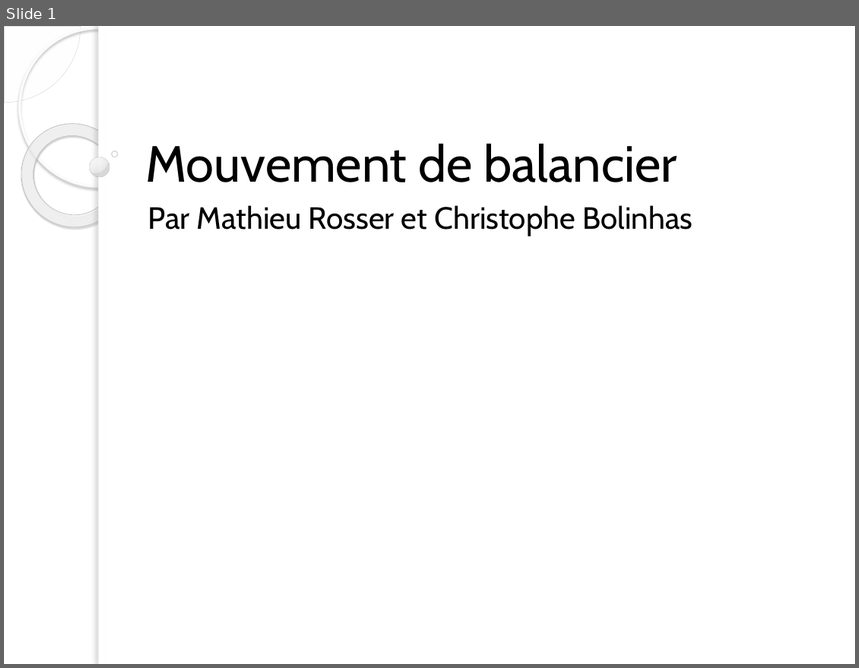
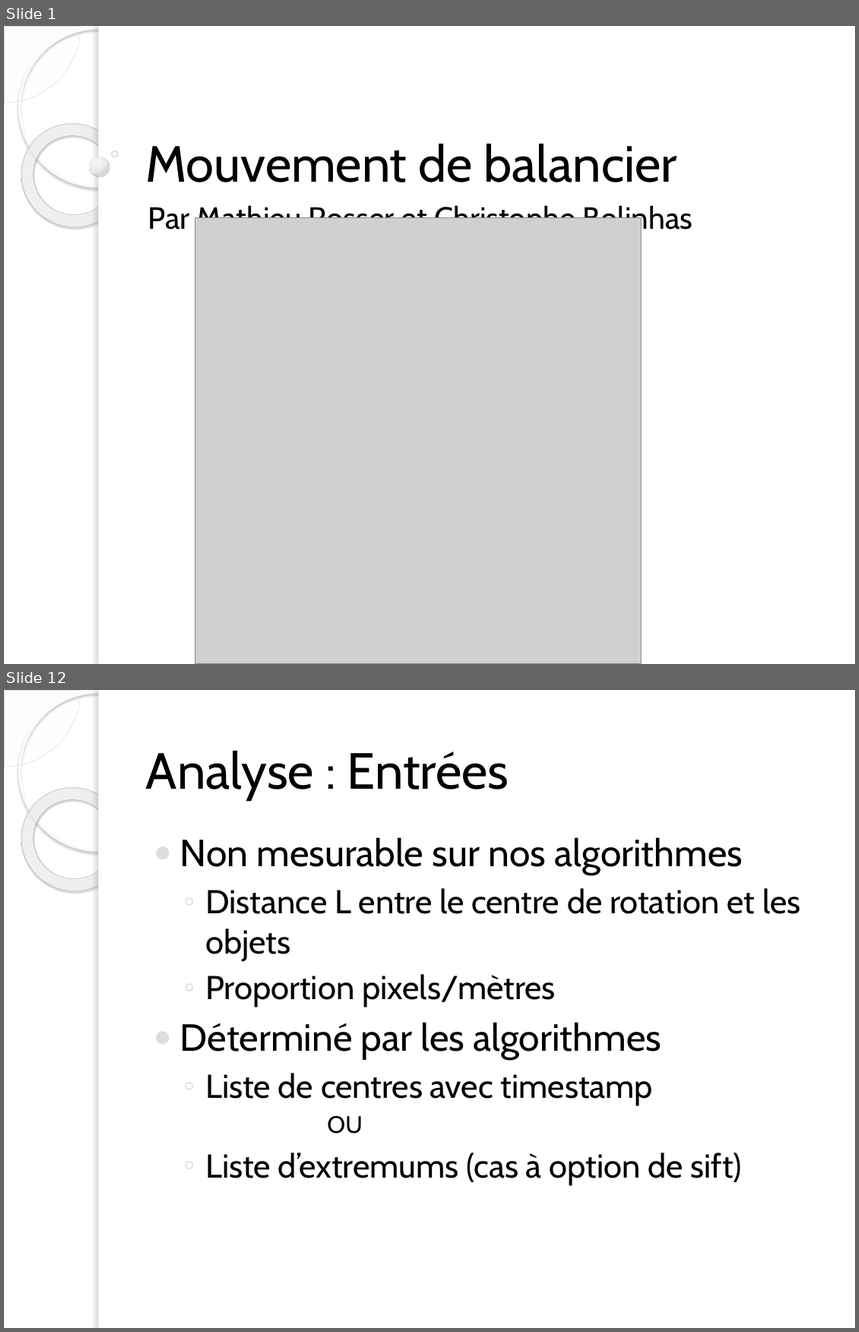
Before and after one commit to ChristopheBolinhas/Balancier, a slide deck: Présentation.pptx. Shown one above the other, each under a label of ours: slide 1 before the commit, slides 1 and 12 after it; the slides between them are not shown. The pictures are 859x668 and 859x1332 pixels, drawn with LibreOffice and Linux fonts; fonts in the diff are those of the drawing; grey boxes stand for pictures; background and template pictures are left out. Boxes give left, top, right and bottom in pixels: in the first picture for what was removed or moved away, otherwise in the second. Text is boxed around its words. In the diff, an @@ line names an element or a change of style, - is before the commit and + after.

```diff
--- a/Présentation.pptx
+++ b/Présentation.pptx
@@ slide 12 added at (4, 690, 855, 1328), background picture (left out); not listed: 5 template elements that a slide beside it also shows @@
@@ title added at (146, 750, 509, 800), 43 pt, text #000000 @@
+Analyse : Entrées
@@ text added at (180, 837, 800, 1186), 28 pt, text #000000 @@
+● Non mesurable sur nos algorithmes
+  ◦ Distance L entre le centre de rotation et les objets
+  ◦ Proportion pixels/mètres
+● Déterminé par les algorithmes
+  ◦ Liste de centres avec timestamp
+                OU
+  ◦ Liste d’extremums (cas à option de sift)
@@ slide 1 changed as well @@
@@ picture added at (195, 218, 642, 664) @@
```
Also in this commit, not shown: 17 other slides added, 6 other files.
